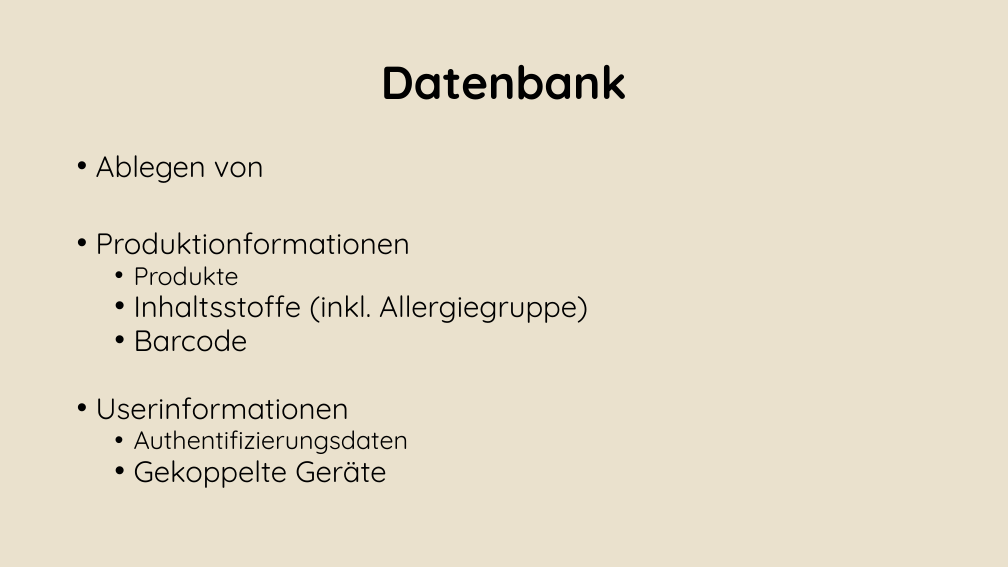
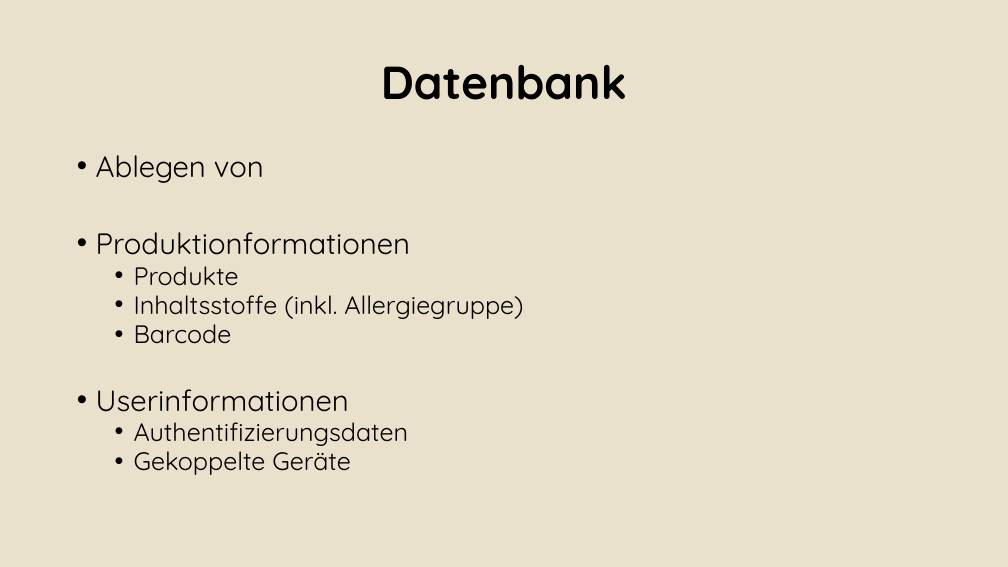
Before and after one commit to Alergeek/Dokumentation, a slide deck: slide 21 of Docs/AbschlussPräsi.pptx. Drawn at 1008x567 pixels with LibreOffice and Linux fonts; fonts in the diff are those of the drawing; background and template pictures are left out. Boxes give left, top, right and bottom in pixels: in the first picture for what was removed or moved away, otherwise in the second. Text is boxed around its words. In the diff, an @@ line names an element or a change of style, - is before the commit and + after.

```diff
--- a/Docs/AbschlussPräsi.pptx
+++ b/Docs/AbschlussPräsi.pptx
@@ text at [134, 295, 523, 475]: size 28 to 24 pt in "Inhaltsstoffe (inkl. Allergiegruppe)", "Barcode", "Gekoppelte Geräte" @@
```
Also in this commit, not shown: 3 other slides changed, 1 other file.
